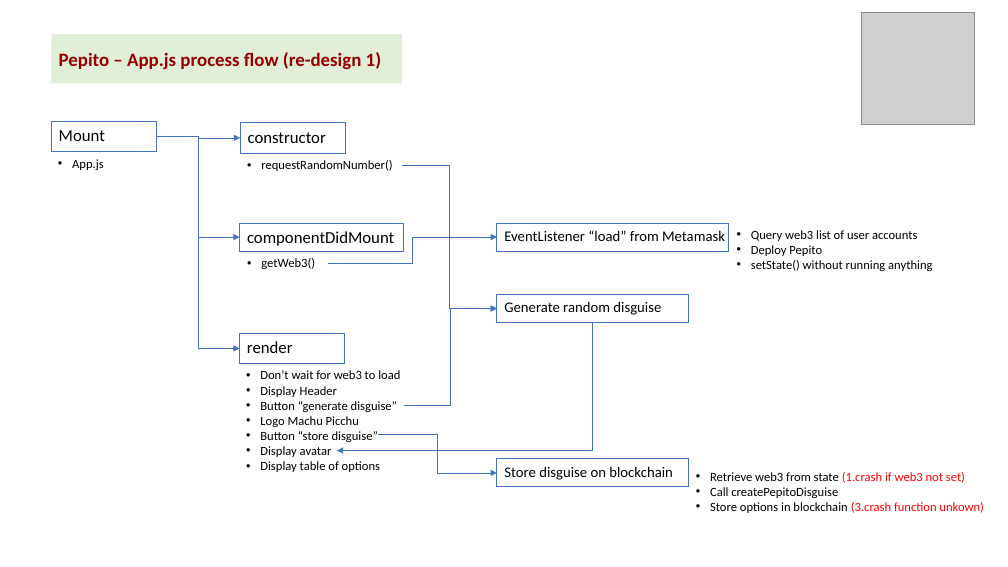
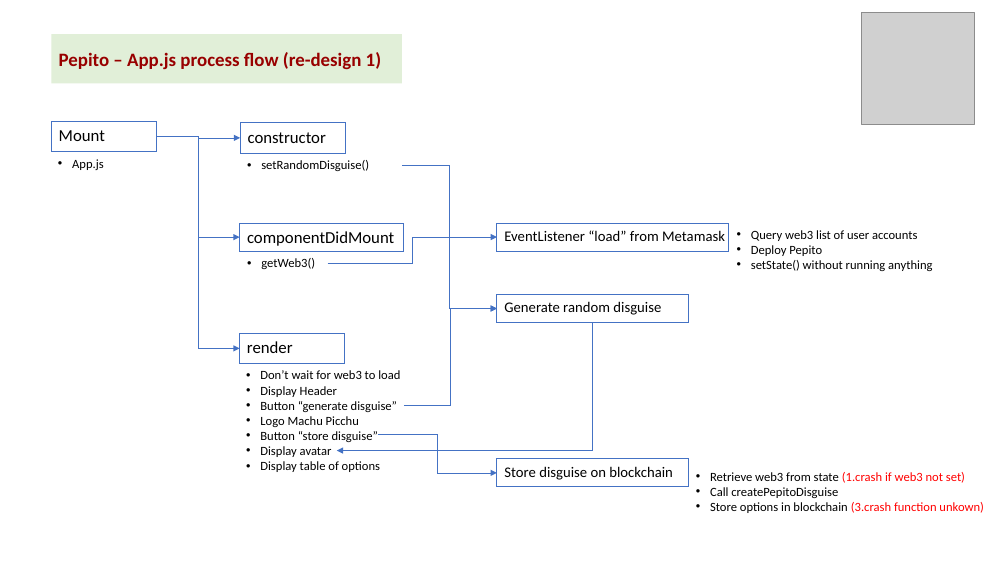
Before and after one commit to kvutien/Project-Machu-Picchu-2020, a slide deck: slide 4 of Pepito/Final Project Design.pptx. Drawn at 1008x567 pixels with LibreOffice and Linux fonts; fonts in the diff are those of the drawing; grey boxes stand for pictures. Boxes give left, top, right and bottom in pixels: in the first picture for what was removed or moved away, otherwise in the second. Text is boxed around its words. In the diff, an @@ line names an element or a change of style, - is before the commit and + after.

Commit message:
remove random disguise from componentDidMount

```diff
--- a/Pepito/Final Project Design.pptx
+++ b/Pepito/Final Project Design.pptx
@@ text at [261,160,369,171]: text changed @@
-• requestRandomNumber()
+• setRandomDisguise()
```
Also in this commit, not shown: 2 other files.
